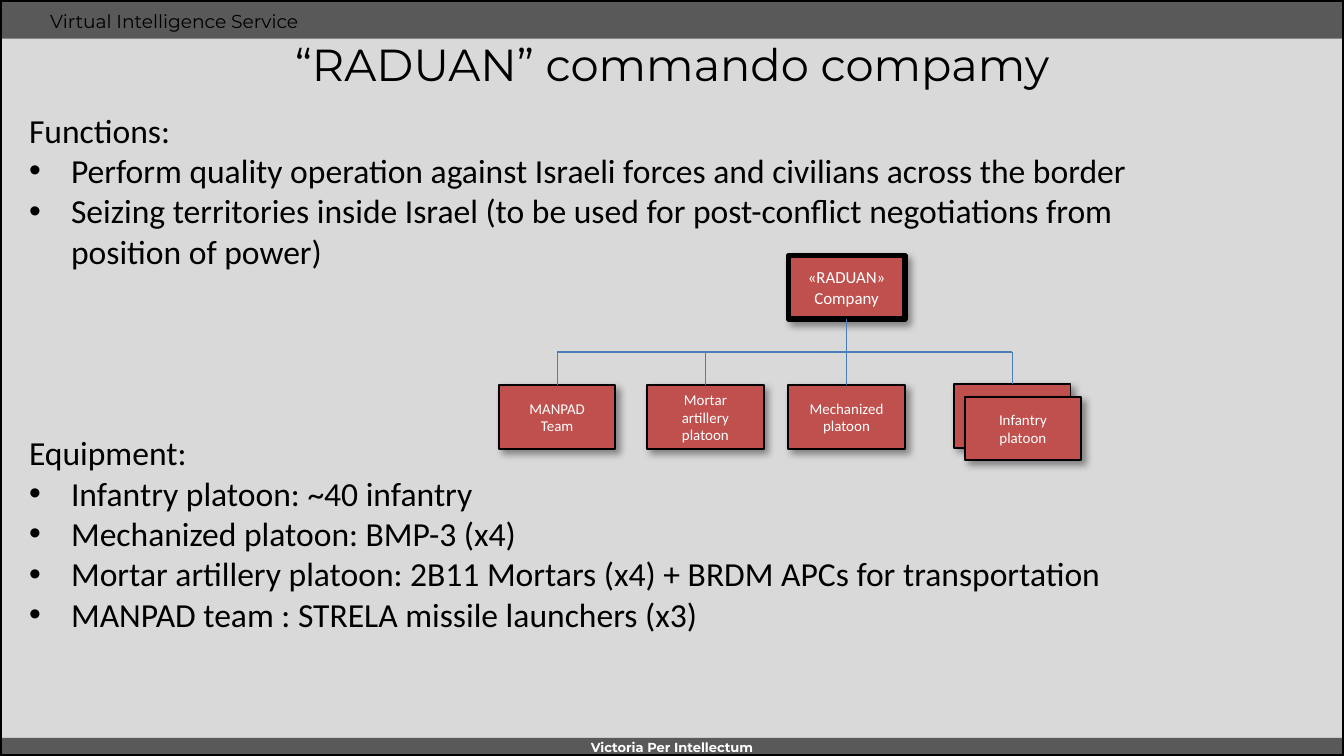
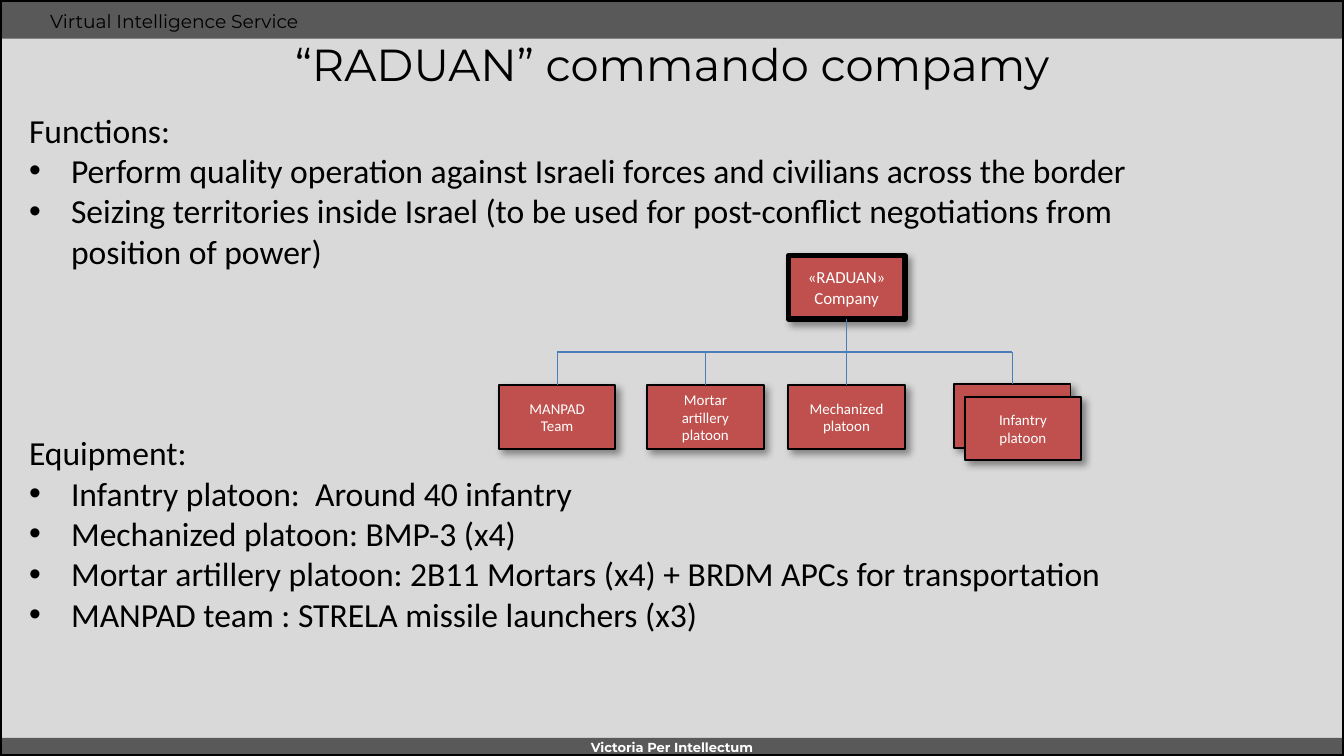
Before and after one commit to 132nd-vWing/VIS, a slide deck: slide 11 of OPAR/WORKSPACE/INTREP VIS OPAR-004 - HEZBOLLAH ground combat tactics.pptx. Drawn at 1344x756 pixels with LibreOffice and Linux fonts; fonts in the diff are those of the drawing; background and template pictures are left out. Boxes give left, top, right and bottom in pixels: in the first picture for what was removed or moved away, otherwise in the second. Text is boxed around its words. In the diff, an @@ line names an element or a change of style, - is before the commit and + after.

```diff
--- a/OPAR/WORKSPACE/INTREP VIS OPAR-004 - HEZBOLLAH ground combat tactics.pptx
+++ b/OPAR/WORKSPACE/INTREP VIS OPAR-004 - HEZBOLLAH ground combat tactics.pptx
@@ text at <box>71,482,571,512</box>: text changed @@
-• Infantry platoon: ~40 infantry
+• Infantry platoon: Around 40 infantry
```
Also in this commit, not shown: 2 other slides changed, 5 other files.
